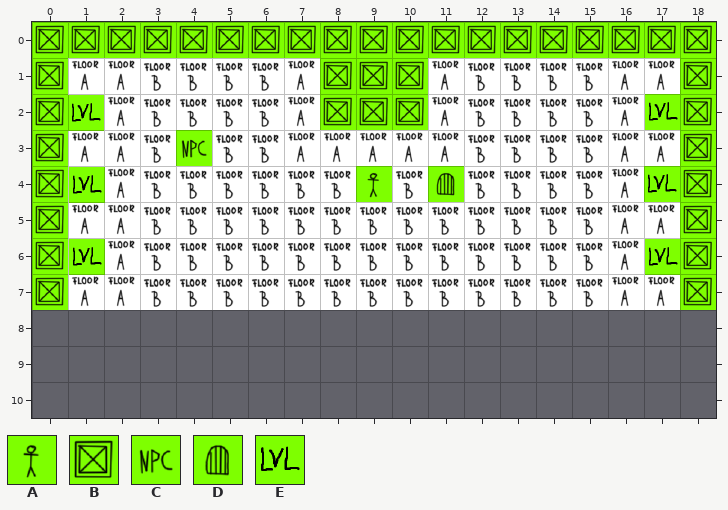
Two versions of a level (Tiled map, assets/levels/Hub.tmx). Above, as it was before the edit.
Cells are 64x64 px. Shown: x 0..18, y 0..10.
Key: from "Tileset": A 32, B 33, C 34, D 36, E 37.
_ is an empty cell.
Objects are placed by their top-left corner, in cells (3,4 is the top-left corner of cell 3,4); size is 1x1 cell unless given.
Layers that did not change in this view are not listed.
Layer "Tile Layer 2" before, first column x 0:
 0 BBBBBBBBBBBBBBBBBBB
 1 B_______BBB_______B
 2 B_______BBB_______B
 3 B___C_____________B
 4 B________A_D______B
 5 B_________________B
 6 B_________________B
 7 B_________________B
 8 ___________________
 9 ___________________
10 ___________________
Objects on layer "Object Layer 1" before:
E at 17,2
E at 1,2
E at 17,4
E at 1,4
E at 17,6
E at 1,6
After the commit:
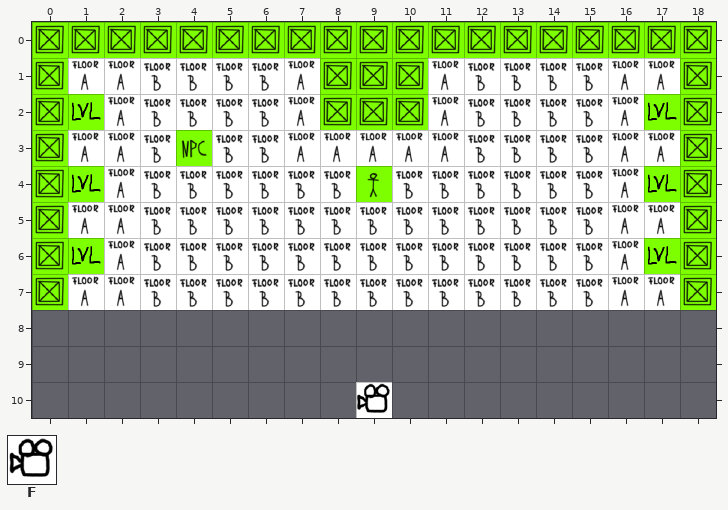
Further tiles: from "Tileset": F 7.
What changed:
Changed rows in their new state; . is an unchanged cell.
Layer "Tile Layer 2":
first column x 11:
 4 _
Layer "Object Layer 1":
added: F at 9,10
Pixel boxes of the changes (left, top, right, bottom) in both pictures:
removed: (428, 166, 464, 202)
added: (356, 382, 392, 418)
